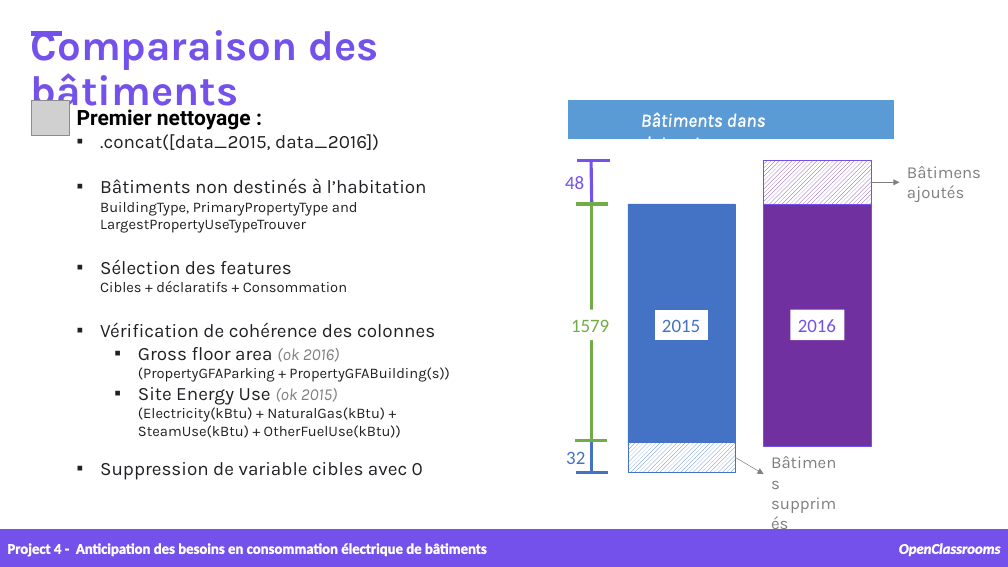
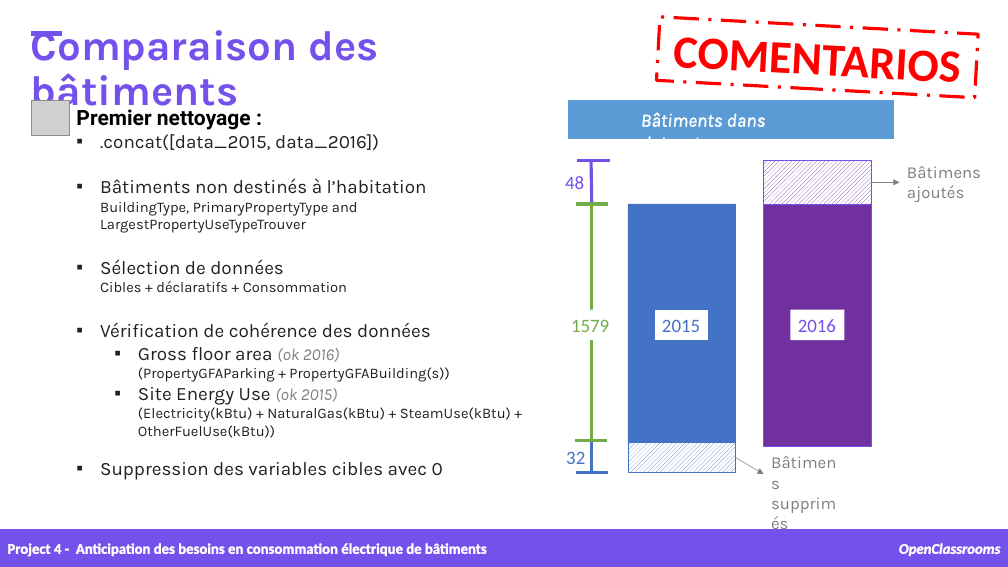
Before and after one commit to samirhinojosa/OC-P4-consumption-needs-of-buildings, a slide deck: slide 9 of supports/P4_presentation v1.pptx. Drawn at 1008x567 pixels with LibreOffice and Linux fonts; fonts in the diff are those of the drawing; grey boxes stand for pictures; background and template pictures are left out. Boxes give left, top, right and bottom in pixels: in the first picture for what was removed or moved away, otherwise in the second. Text is boxed around its words. In the diff, an @@ line names an element or a change of style, - is before the commit and + after.

```diff
--- a/supports/P4_presentation v1.pptx
+++ b/supports/P4_presentation v1.pptx
@@ rectangle added at [656,17,978,98], outline #FF0000 3 pt dashed, 44 pt, text #FF0000, bold @@
+COMENTARIOS
@@ text at [100,259,431,338]: text changed @@
-▪ Sélection des features
-  Cibles + déclaratifs + Consommation
-▪ Vérification de cohérence des colonnes
+▪ Sélection de données
+  Cibles + déclaratifs + Consommation
+▪ Vérification de cohérence des données
@@ text at [100,462,443,480]: text changed @@
-▪ Suppression de variable cibles avec 0
+▪ Suppression des variables cibles avec 0
```
Also in this commit, not shown: 11 other slides changed, 2 slides added, 2 slides removed, 42 other files.
